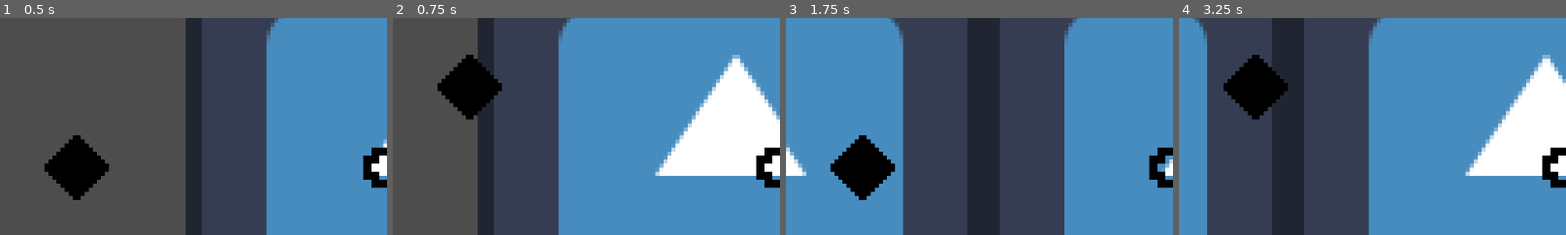
Above: before the commit, frames 1-4 (left to right).
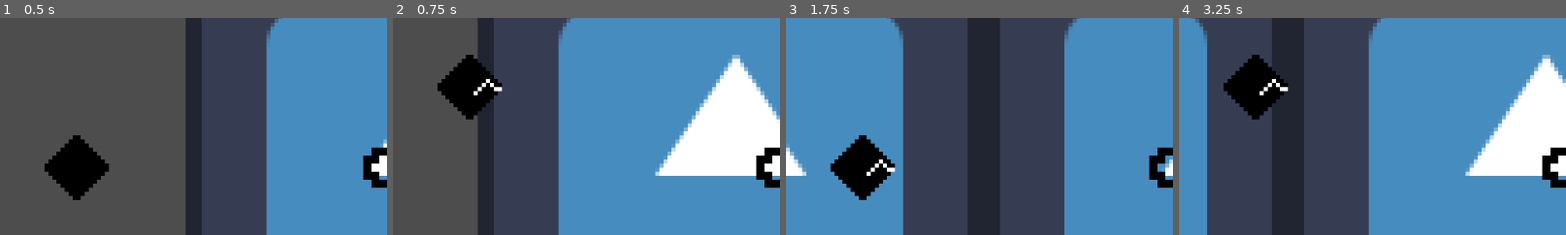
Above: after the commit, the same moments.

Repository: Silver-Ink/MelodyJumper
Game: Godot game, scene res://level.tscn
The game is run twice, just before and just after one commit, with the same random seed, the same clock (stepped at 60 frames per second) and the same inputs. The engine's default icon, where the game draws it, is replaced by a stand-in: a white triangle on a blue panel in a dark square.
Inputs:
- Up to frame 1 (0.5 s): no input
- Up to frame 2 (0.75 s): tap Enter (ui_accept) at 0.5 s; hold Up (ui_up) from 0.53 s (still down)
- Up to frame 3 (1.75 s): tap Enter (ui_accept) at 0.77, 1.52 s; release Up (ui_up) at 1.28 s; hold Down (ui_down) from 1.28 s (still down)
- Up to frame 4 (3.25 s): release Down (ui_down) at 2.03 s; hold Up (ui_up) from 2.03 s (still down); tap Enter (ui_accept) at 3.02 s
The pictures show only the part of the screen within x 0-50%, y 16-65%; the shares and areas given below are measured in that part.

Frame 1 is identical in both runs. In frame 2, 0.2% of the frame differs, in the area x 20-29%, y 28-36%; in frame 3, 0.2%, in the area x 20-29%, y 65-73%; in frame 4, 0.2%.

Commit message:
Ajout animation disparition des notes

Diff:
--- a/note_sprite.gd
+++ b/note_sprite.gd
@@ -1,4 +1,4 @@
-class_name Note extends Sprite2D
+class_name Note extends AnimatedSprite2D
 
 enum Type {
 	Ronde = 1,
@@ -17,15 +17,15 @@
 func _ready() -> void:
 	match type:
 		Type.Ronde:
-			set_texture(load("res://assets/sprites/ronde.png"))
+			play("ronde_idle")
 		Type.Blanche:
-			set_texture(load("res://assets/sprites/blanche.png"))
+			play("blanche_idle")
 		Type.Noire:
-			set_texture(load("res://assets/sprites/noire.png"))
+			play("noire_idle")
 		Type.Croche:
-			set_texture(load("res://assets/sprites/croche.png"))
+			play("croche_idle")
 		Type.DoubleCroche:
-			set_texture(load("res://assets/sprites/double_croche.png"))
+			play("double_croche_idle")
 
 # Called every frame. 'delta' is the elapsed time since the previous frame.
 func _process(delta: float) -> void:
--- a/player.gd
+++ b/player.gd
@@ -51,4 +51,5 @@
 
 func _shot_natural():
 	var new_shot = SC_shot.instantiate()
+	animated_sprite_2d.play("shoot")
 	add_child(new_shot)
--- a/player.tscn
+++ b/player.tscn
@@ -50,7 +50,7 @@
 "duration": 1.0,
 "texture": SubResource("AtlasTexture_hccbf")
 }],
-"loop": true,
+"loop": false,
 "name": &"shoot",
 "speed": 10.0
 }]
@@ -67,7 +67,8 @@
 [node name="AnimatedSprite2D" type="AnimatedSprite2D" parent="Player_Area2D"]
 sprite_frames = SubResource("SpriteFrames_pa4nw")
 animation = &"shoot"
-frame_progress = 0.571449
+frame = 3
+frame_progress = 1.0
 
 [node name="Marker2D" type="Marker2D" parent="."]
 position = Vector2(0, -40)
